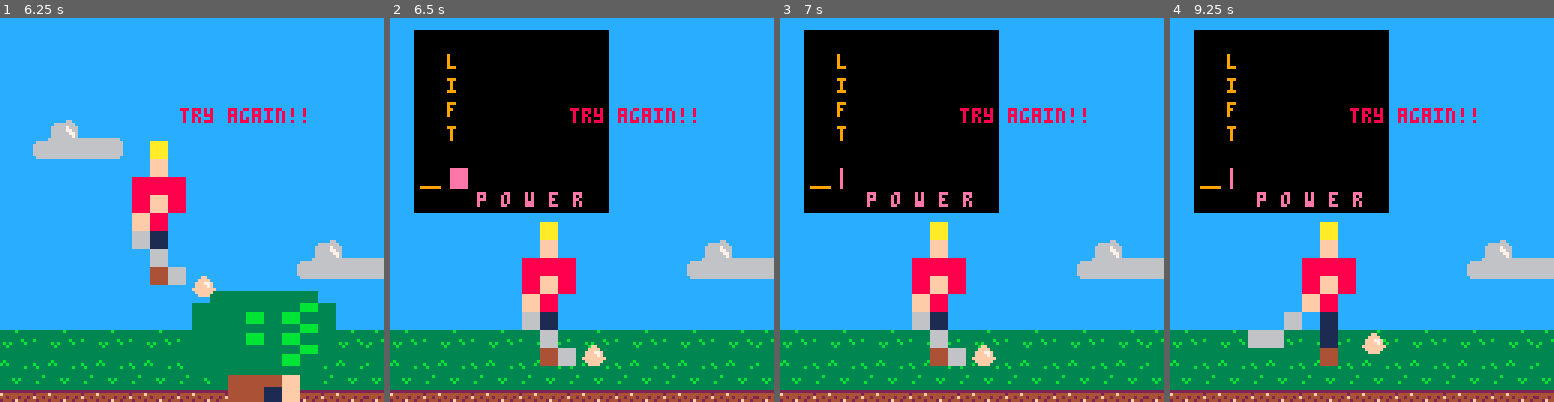
Above: before the commit, frames 1-4 (left to right).
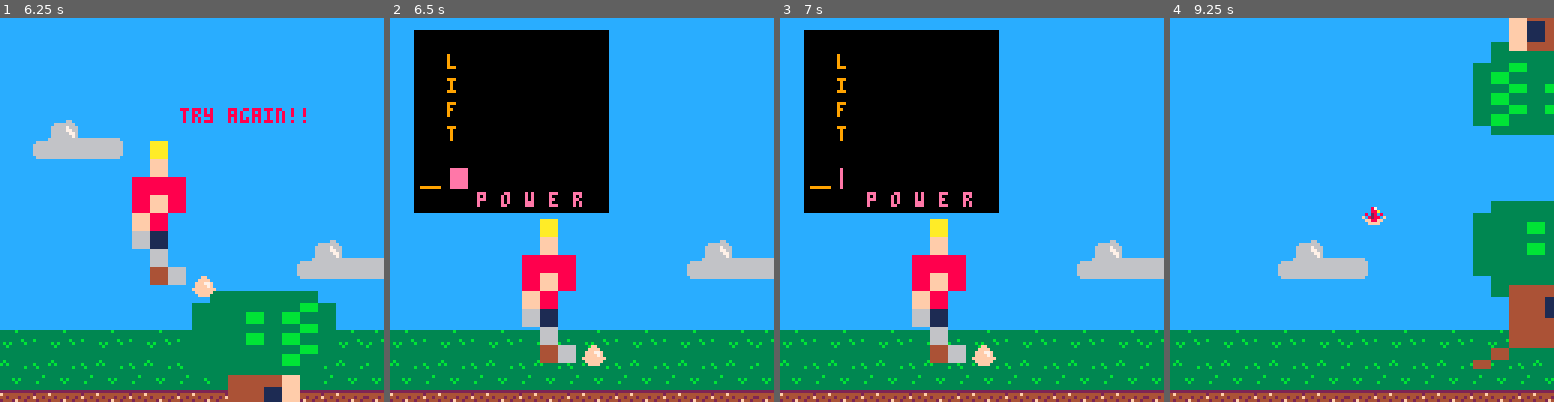
Above: after the commit, the same moments.

Repository: mccordgh/all_pico_8_carts
Game: PICO-8 cartridge workspace/ludum_dare_41/ld41_golf_flappy_bird.p8
Same seed, same stepped clock (60 frames per second), same inputs: the game is played once before the commit and once after it.
Inputs:
- Up to frame 1 (6.25 s): tap O (Z key) at 0.7, 1.7, 2.1, 2.5, 2.9, 3.3, 3.7, 4.1, 4.5, 4.9, 5.3, 5.7, 6.1 s
- Up to frame 2 (6.5 s): no input
- Up to frame 3 (7 s): tap O (Z key) at 6.5, 6.9 s
- Up to frame 4 (9.25 s): tap O (Z key) every 0.4 s from 7.3 to 8.9 s

Frame 1 is identical in both runs. In frame 2, 1.2% of the frame differs, in the area x 34-80%, y 23-91%; in frame 3, 1.2%; in frame 4, 44%, in the area x 0-100%, y 0-100%.

Commit message:
multiple strokes ld41

Diff:
--- a/workspace/ludum_dare_41/ld41_golf_flappy_bird.p8
+++ b/workspace/ludum_dare_41/ld41_golf_flappy_bird.p8
@@ -289,14 +289,21 @@
     end
 end
 
+function reset_golfing_vars()
+    flapping = false
+    hitting_ball = false
+    landed = false
+    collided = false
+    tree_collide = false
+end
+
 function hitting()
     if (flapping and btnp(4) and (not landed) and (not collided)) then
         flap()
     end
 
     if (landed and (collided or ball.x_speed == 0)) then
-        hitting_ball = false
-        landed = false
+        reset_golfing_vars()
     end
 
     ball_collision()
@@ -313,7 +320,6 @@
         and (ball.y > tr.y) and (ball.y < tr.y + (tr.y_stretch - padd)) then
             tree_collide = true
             ball.sprite = 3
-            --FIX DELETION
             del(trees, tr)
         end
 
